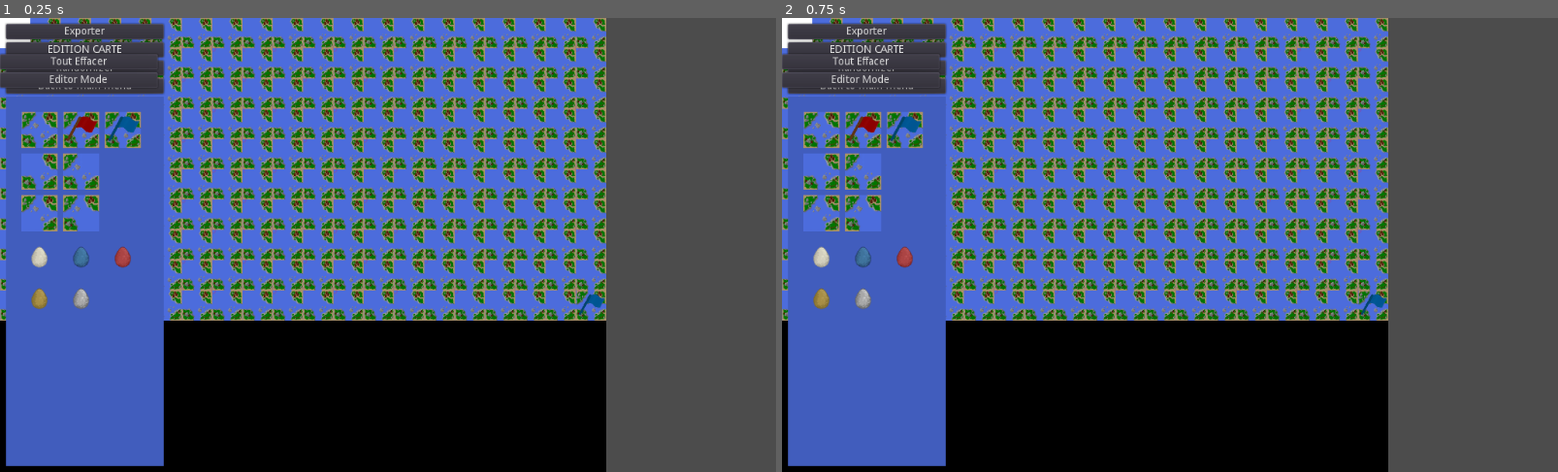
Above: before the commit, frames 1-2 (left to right).
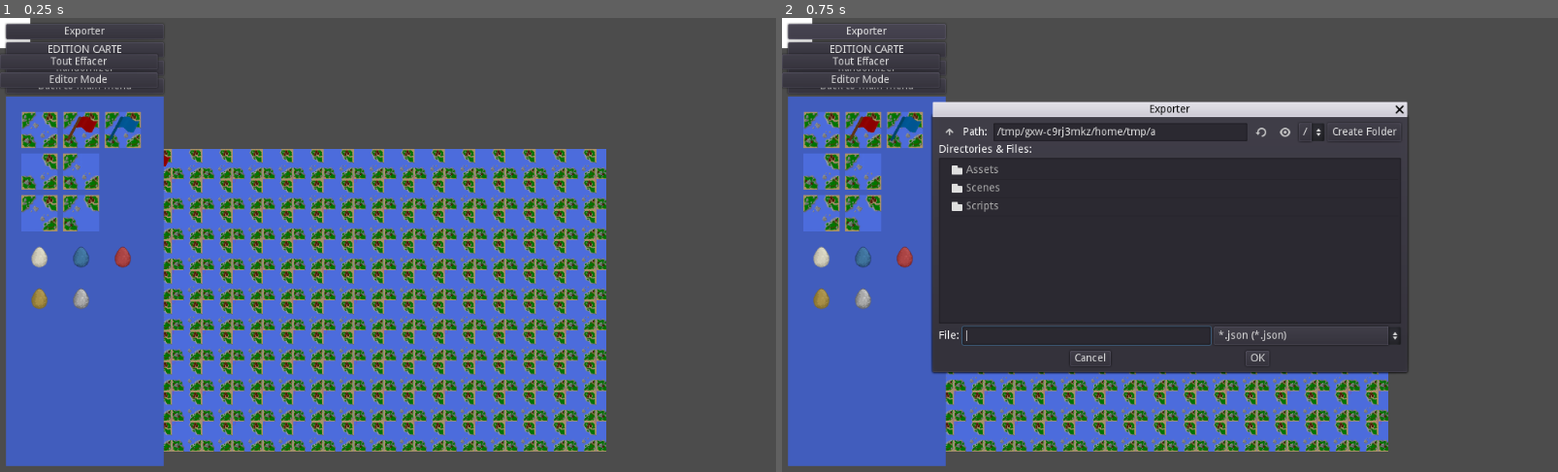
Above: after the commit, the same moments.

Repository: prologin/prologin2024
Game: Godot game, scene res://Scenes/MapEditor/MapEditor.tscn
Two runs of this game, one before a commit and one after it. Both use one fixed random seed, a clock stepped at 60 frames per second and the inputs below. This scene is started directly instead of the project's main scene.
Inputs:
- Up to frame 1 (0.25 s): no input
- Up to frame 2 (0.75 s): click "Exporter" at 0.5 s

The runs differ from the first frame. In frame 1, 53% of the frame differs, in the area x 0-79%, y 0-100%; in frame 2, 61%, in the area x 0-81%, y 0-100%.

Commit message:
front(viewer): refactor controls and hierarchy
Squashed commit of the following:

* scenes: move Camera2D to viewer scene

* editor: remove print

* viewer: explicit used buttons

* controls: remove outdated wheels, change key

* camera2d: reuse kicko's script

Diff:
--- a/gui/godot/Scenes/MapEditor/MapEditor.tscn
+++ b/gui/godot/Scenes/MapEditor/MapEditor.tscn
@@ -1,11 +1,10 @@
-[gd_scene load_steps=7 format=2]
+[gd_scene load_steps=6 format=2]
 
 [ext_resource path="res://Scripts/Scenes/MapEditor/MapEditor.gd" type="Script" id=1]
 [ext_resource path="res://Scenes/Viewer/Viewer.tscn" type="PackedScene" id=2]
 [ext_resource path="res://Assets/Tileset.tres" type="TileSet" id=3]
 [ext_resource path="res://Scripts/Scenes/MapEditor/BGSelector.gd" type="Script" id=4]
 [ext_resource path="res://Assets/Font.tres" type="DynamicFont" id=5]
-[ext_resource path="res://Scripts/Scenes/MapEditor/Camera2D.gd" type="Script" id=6]
 
 [node name="MapEditor" type="Node2D"]
 script = ExtResource( 1 )
@@ -24,15 +23,6 @@
 size = Vector2( 800, 600 )
 handle_input_locally = false
 render_target_update_mode = 3
-
-[node name="Camera2D" type="Camera2D" parent="HBoxContainer/ViewportContainer/Viewport"]
-current = true
-script = ExtResource( 6 )
-
-[node name="ColorRect" type="ColorRect" parent="HBoxContainer/ViewportContainer/Viewport"]
-margin_right = 800.0
-margin_bottom = 600.0
-color = Color( 0, 0, 0, 1 )
 
 [node name="Viewer" parent="HBoxContainer/ViewportContainer/Viewport" instance=ExtResource( 2 )]
 
--- a/gui/godot/Scenes/Replay/Replay.tscn
+++ b/gui/godot/Scenes/Replay/Replay.tscn
@@ -19,11 +19,6 @@
 size = Vector2( 800, 600 )
 handle_input_locally = false
 render_target_update_mode = 3
-
-[node name="ColorRect" type="ColorRect" parent="HBoxContainer/ViewportContainer/Viewport"]
-margin_right = 800.0
-margin_bottom = 600.0
-color = Color( 0, 0, 0, 1 )
 
 [node name="Viewer" parent="HBoxContainer/ViewportContainer/Viewport" instance=ExtResource( 2 )]
 
@@ -104,8 +99,6 @@
 text = "J2: 31442"
 
 [node name="Back to main menu" type="Button" parent="Menu/VBoxContainer"]
-anchor_top = 0.786
-anchor_bottom = 0.786
 margin_top = 102.0
 margin_right = 208.0
 margin_bottom = 122.0
--- a/gui/godot/Scenes/Viewer/Viewer.tscn
+++ b/gui/godot/Scenes/Viewer/Viewer.tscn
@@ -1,10 +1,11 @@
-[gd_scene load_steps=7 format=2]
+[gd_scene load_steps=8 format=2]
 
 [ext_resource path="res://Scripts/Scenes/Viewer.gd" type="Script" id=1]
 [ext_resource path="res://Assets/Tileset.tres" type="TileSet" id=2]
 [ext_resource path="res://Scripts/Scenes/MapEditor/InteractiveTileMap.gd" type="Script" id=3]
 [ext_resource path="res://Assets/tilemap.png" type="Texture" id=4]
 [ext_resource path="res://Assets/Font.tres" type="DynamicFont" id=5]
+[ext_resource path="res://Scripts/Scenes/MapEditor/Camera2D.gd" type="Script" id=6]
 
 [sub_resource type="TileSet" id=1]
 0/name = "tilemap.png 0"
@@ -66,5 +67,10 @@
 align = 1
 valign = 1
 
+[node name="Camera2D" type="Camera2D" parent="."]
+position = Vector2( 512, 304 )
+current = true
+script = ExtResource( 6 )
+
 [connection signal="click" from="BackgroundTileMap" to="." method="_on_BackgroundTileMap_click"]
 [connection signal="drag" from="BackgroundTileMap" to="." method="_on_BackgroundTileMap_drag"]
--- a/gui/godot/Scripts/Scenes/MapEditor/Camera2D.gd
+++ b/gui/godot/Scripts/Scenes/MapEditor/Camera2D.gd
@@ -1,84 +1,62 @@
 extends Camera2D
 
-signal area_selected
-signal atart_move_selection
+const MAX_ZOOM_LEVEL = 0.5
+const MIN_ZOOM_LEVEL = 1.5
+const ZOOM_INCREMENT = 0.05
+const MIN_OFFSET = -700
+const MAX_OFFSET = 700
 
-export var SPEED: float = 30.0
-export var ZOOM_SPEED: float = 10.0
-export var ZOOM_MARGIN: float = 0.1
-export var ZOOM_MIN: float = 0.5
-export var ZOOM_MAX: float = 3.0
+signal moved()
+signal zoomed()
 
-var zoomFactor: float = 1.0
-var zoomPos: Vector2 = Vector2()
-var zooming: bool = false
+var _current_zoom_level = 1
+var _drag = false
 
-var mousePos: Vector2 = Vector2()
-var mousePosGlobal: Vector2 = Vector2()
-var start: Vector2 = Vector2()
-var startV: Vector2 = Vector2()
-var end: Vector2 = Vector2()
-var endV: Vector2 = Vector2()
-var isDragging: bool = false
+func _input(event: InputEvent) -> void:
+	if event.is_action_pressed("cam_drag"): # click molette
+		_drag = true
+	elif event.is_action_released("cam_drag"): # lacher de molette
+		_drag = false
 
-func _ready():
-	update_zoom()
+	elif event.is_action("cam_zoom_in"): # molette vers le haut
+		_update_zoom(-ZOOM_INCREMENT, get_local_mouse_position())
+	elif event.is_action("cam_zoom_out"): # molette vers le bas
+		_update_zoom(ZOOM_INCREMENT, get_local_mouse_position())
+
+	elif event is InputEventMouseMotion && _drag: # si en cours de drag + la souris a bougé
+		var current_offset = get_offset() - event.relative*_current_zoom_level # calcul du nouveau mouvement
+		set_offset((current_offset))
+		emit_signal("moved")
 
 
-func update_zoom():
-	offset.x = self.get_viewport_rect().size[0] / 2
-	offset.y = self.get_viewport_rect().size[1] / 2
+# limite le mouvement à une certaine plage
+func _get_restricted_offset(current_offset: Vector2) -> Vector2:
+	if current_offset.x < MIN_OFFSET:
+		current_offset.x = MIN_OFFSET
+	if current_offset.y < MIN_OFFSET:
+		current_offset.y = MIN_OFFSET
+	if current_offset.x > MAX_OFFSET:
+		current_offset.x = MAX_OFFSET
+	if current_offset.y > MAX_OFFSET:
+		current_offset.y = MAX_OFFSET
+	return current_offset
 
 
-func _process(delta):
-	zoom_camera(delta)
-	move_camera(delta)
+func _update_zoom(incr: float, zoom_anchor: Vector2) -> void:
+	var old_zoom = _current_zoom_level
 
+	_current_zoom_level += incr
+	if _current_zoom_level < MAX_ZOOM_LEVEL:
+		_current_zoom_level = MAX_ZOOM_LEVEL
+	elif _current_zoom_level > MIN_ZOOM_LEVEL:
+		_current_zoom_level = MIN_ZOOM_LEVEL
 
-func zoom_camera(delta: float) -> void:
-	zoom.x = lerp(zoom.x, zoom.x * zoomFactor, ZOOM_SPEED * delta)
-	zoom.y = lerp(zoom.y, zoom.y * zoomFactor, ZOOM_SPEED * delta)
+	if old_zoom == _current_zoom_level:
+		return
 
-	zoom.x = clamp(zoom.x, ZOOM_MIN, ZOOM_MAX)
-	zoom.y = clamp(zoom.y, ZOOM_MIN, ZOOM_MAX)
-	if not zooming:
-		zoomFactor = 1.0
+	var zoom_center = zoom_anchor - get_offset()
+	var ratio = 1-_current_zoom_level/old_zoom
+	set_offset(get_offset() + zoom_center*ratio)
 
-
-func move_camera(delta: float) -> void:
-	var inputX: int = get_input_x()
-	var inputY: int = get_input_y()
-
-	offset.x = lerp(offset.x, offset.x + inputX * SPEED * zoom.x, SPEED * delta)
-	offset.y = lerp(offset.y, offset.y + inputY * SPEED * zoom.y, SPEED * delta)
-
-
-func get_input_x() -> int:
-	return int(Input.is_action_pressed("ui_right")) - int(Input.is_action_pressed("ui_left"))
-
-
-func get_input_y() -> int:
-	return int(Input.is_action_pressed("ui_down")) - int(Input.is_action_pressed("ui_up"))
-
-
-func _input(event: InputEvent) -> void:
-	input_for_zoom(event)
-
-
-func input_for_zoom(event: InputEvent) -> void:
-	if abs(zoomPos.x - get_global_mouse_position().x) > ZOOM_MARGIN:
-		zoomFactor = 1.0
-	if abs(zoomPos.y - get_global_mouse_position().y) > ZOOM_MARGIN:
-		zoomFactor = 1.0
-
-	if event is InputEventMouseButton:
-		if event.is_pressed():
-			zooming = true
-			if event.is_action("WheelDown"):
-				zoomFactor -= 0.01 * ZOOM_SPEED
-				zoomPos = get_global_mouse_position()
-			if event.is_action("WheelUp"):
-				zoomFactor += 0.01 * ZOOM_SPEED
-				zoomPos = get_global_mouse_position()
-		else:
-			zooming = true
+	set_zoom(Vector2(_current_zoom_level, _current_zoom_level))
+	emit_signal("zoomed")
--- a/gui/godot/Scripts/Scenes/MapEditor/InteractiveTileMap.gd
+++ b/gui/godot/Scripts/Scenes/MapEditor/InteractiveTileMap.gd
@@ -29,7 +29,7 @@
 		emit_signal("drag", pos)
 
 	if event is InputEventMouseButton:
-		if event.button_index == 1:
+		if event.button_index == BUTTON_LEFT:
 			mouse_pressed = event.pressed
 
 		if event.pressed and self.get_viewport_rect().has_point(get_global_mouse_position()):
--- a/gui/godot/Scripts/Scenes/MapEditor/MapEditor.gd
+++ b/gui/godot/Scripts/Scenes/MapEditor/MapEditor.gd
@@ -132,8 +132,6 @@
 				else:
 					aigle_dialog.popup_centered()
 			elif click_type == ClickType.RIGHT:
-				print(pos)
-				print(viewer.map.aigles)
 				# Find eagle in this location
 				var i = 0
 				for aigle in viewer.map.aigles:
--- a/gui/godot/Scripts/Scenes/Viewer.gd
+++ b/gui/godot/Scripts/Scenes/Viewer.gd
@@ -177,7 +177,7 @@
 	var j = pos[0]
 	var i = pos[1]
 	if map != null and j >= 0 and j < map.width and i >= 0 and i < map.height:
-		if button == 1:
+		if button == BUTTON_LEFT:
 			emit_signal("bg_left_click", pos)
-		else:
+		elif button == BUTTON_RIGHT:
 			emit_signal("bg_right_click", pos)
--- a/gui/godot/project.godot
+++ b/gui/godot/project.godot
@@ -73,14 +73,19 @@
 
 [input]
 
-WheelUp={
+cam_drag={
 "deadzone": 0.5,
-"events": [ Object(InputEventMouseButton,"resource_local_to_scene":false,"resource_name":"","device":-1,"alt":false,"shift":false,"control":false,"meta":false,"command":false,"button_mask":0,"position":Vector2( 0, 0 ),"global_position":Vector2( 0, 0 ),"factor":1.0,"button_index":4,"pressed":false,"doubleclick":false,"script":null)
+"events": [ Object(InputEventMouseButton,"resource_local_to_scene":false,"resource_name":"","device":0,"alt":false,"shift":false,"control":false,"meta":false,"command":false,"button_mask":0,"position":Vector2( 0, 0 ),"global_position":Vector2( 0, 0 ),"factor":1.0,"button_index":3,"pressed":false,"doubleclick":false,"script":null)
  ]
 }
-WheelDown={
+cam_zoom_in={
 "deadzone": 0.5,
-"events": [ Object(InputEventMouseButton,"resource_local_to_scene":false,"resource_name":"","device":-1,"alt":false,"shift":false,"control":false,"meta":false,"command":false,"button_mask":0,"position":Vector2( 0, 0 ),"global_position":Vector2( 0, 0 ),"factor":1.0,"button_index":5,"pressed":false,"doubleclick":false,"script":null)
+"events": [ Object(InputEventMouseButton,"resource_local_to_scene":false,"resource_name":"","device":0,"alt":false,"shift":false,"control":false,"meta":false,"command":false,"button_mask":0,"position":Vector2( 0, 0 ),"global_position":Vector2( 0, 0 ),"factor":1.0,"button_index":4,"pressed":false,"doubleclick":false,"script":null)
+ ]
+}
+cam_zoom_out={
+"deadzone": 0.5,
+"events": [ Object(InputEventMouseButton,"resource_local_to_scene":false,"resource_name":"","device":0,"alt":false,"shift":false,"control":false,"meta":false,"command":false,"button_mask":0,"position":Vector2( 0, 0 ),"global_position":Vector2( 0, 0 ),"factor":1.0,"button_index":5,"pressed":false,"doubleclick":false,"script":null)
  ]
 }
 
